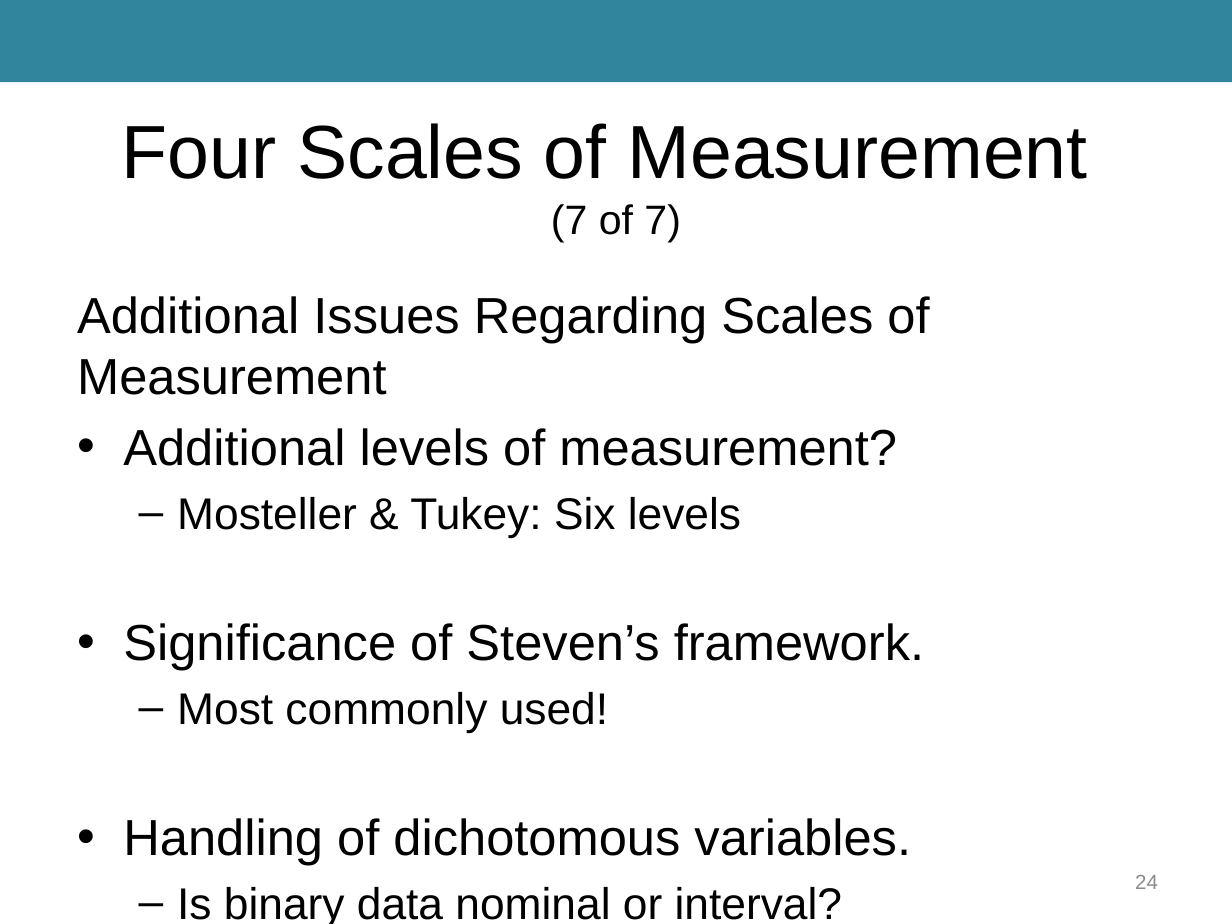
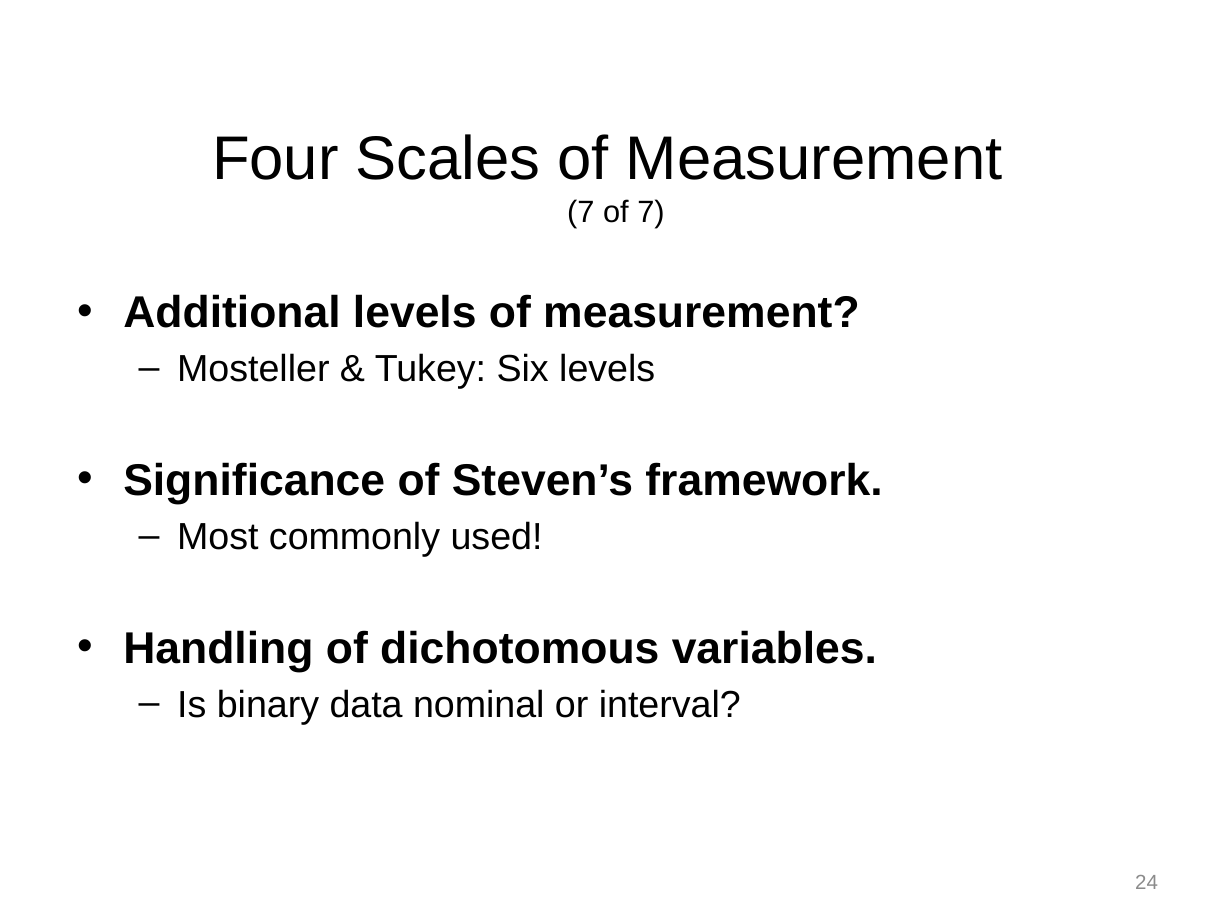
Before and after one commit to npm27/Teaching-Materials, a slide deck: slide 24 of Tests and Eval/Slides/2 Chapter 2.pptx. Drawn at 1232x924 pixels with LibreOffice and Linux fonts; fonts in the diff are those of the drawing. Boxes give left, top, right and bottom in pixels: in the first picture for what was removed or moved away, otherwise in the second. Text is boxed around its words. In the diff, an @@ line names an element or a change of style, - is before the commit and + after.

```diff
--- a/Tests and Eval/Slides/2 Chapter 2.pptx
+++ b/Tests and Eval/Slides/2 Chapter 2.pptx
@@ rectangle removed at <box>0,0,1232,83</box> @@
@@ title "Four Scales of Measurement (7 ..." at <box>212,134,1002,227</box>: size 44 to 36 pt in "Four Scales of Measurement"; size 24 to 18 pt in "(7 of 7)" @@
@@ text "Additional levels of measurement?" at <box>123,294,882,724</box>: size 29.6 to 26 pt, bold on in "Additional levels of measurement?", "Significance of Steven’s framework.", "Handling of dichotomous variables."; size 25.9 to 22 pt in "Mosteller & Tukey: Six levels", "Most commonly used!", "Is binary data nominal or interval?" @@
@@ text at <box>77,296,929,395</box>: paragraph removed @@
-Additional Issues Regarding Scales of Measurement
```
Also in this commit, not shown: 23 other slides changed, 9 other files.
